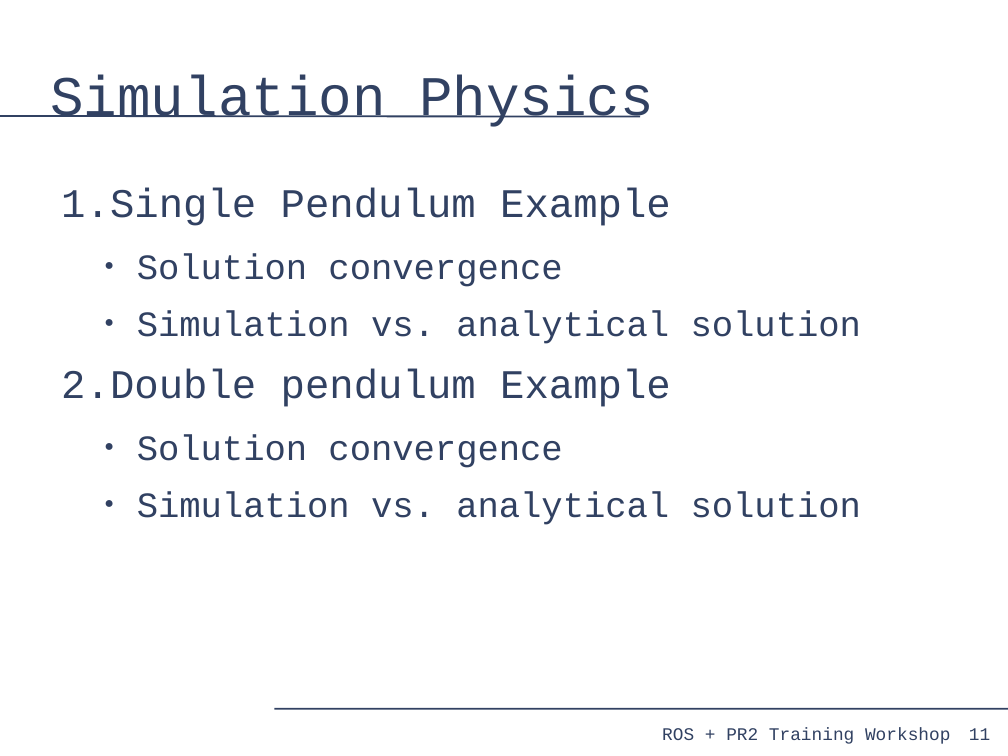
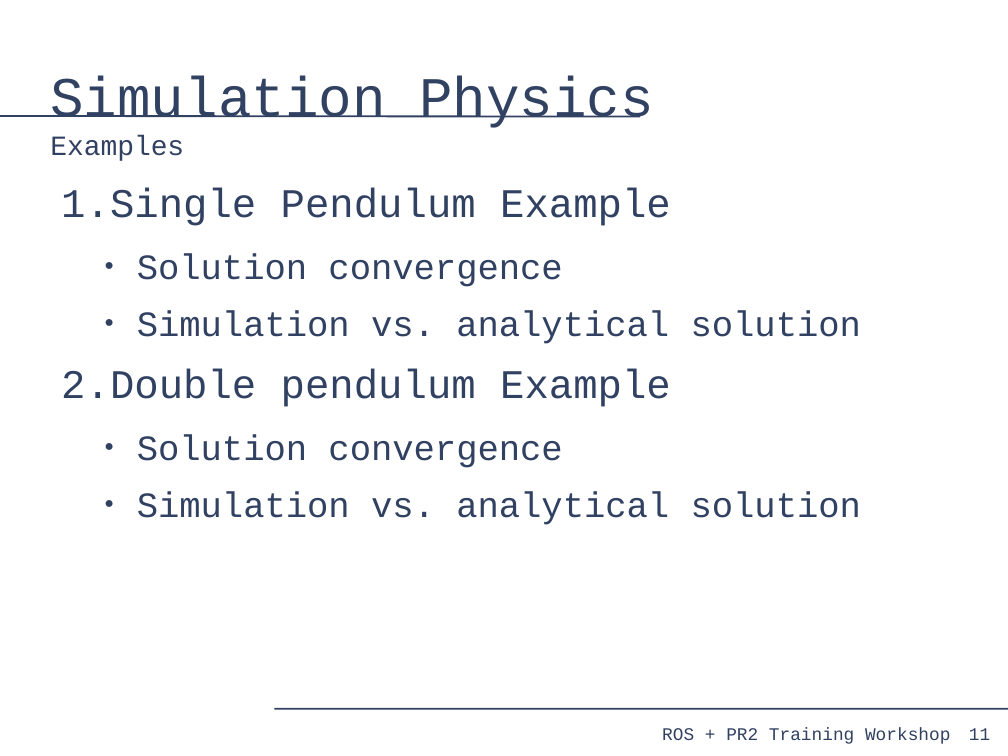
Before and after one commit to PR2/pr2_docs, a slide deck: slide 11 of pr2_training_workshop/simulation/simulation_training_workshop.odp. Drawn at 1008x756 pixels with LibreOffice and Linux fonts; fonts in the diff are those of the drawing. Boxes give left, top, right and bottom in pixels: in the first picture for what was removed or moved away, otherwise in the second. Text is boxed around its words. In the diff, an @@ line names an element or a change of style, - is before the commit and + after.

```diff
--- a/pr2_training_workshop/simulation/simulation_training_workshop.odp
+++ b/pr2_training_workshop/simulation/simulation_training_workshop.odp
@@ title at (x1=50, y1=76, x2=654, y2=161): text changed @@
-Simulation Physics
+Simulation Physics
+Examples
```
Also in this commit, not shown: 5 other slides changed.
